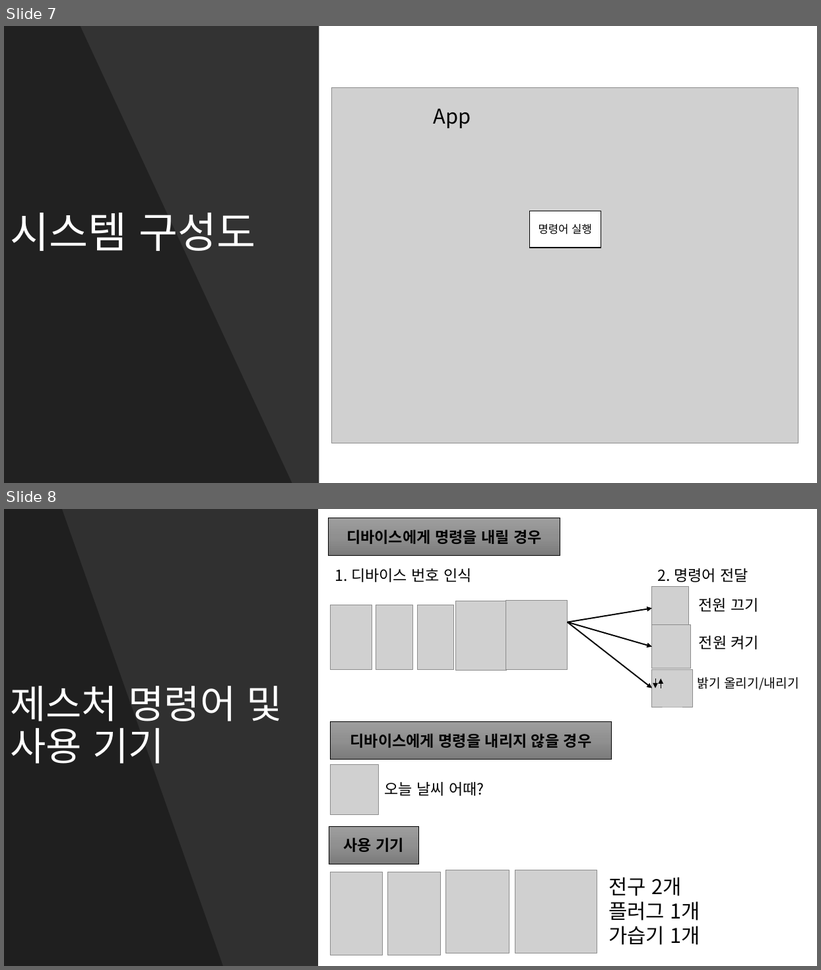
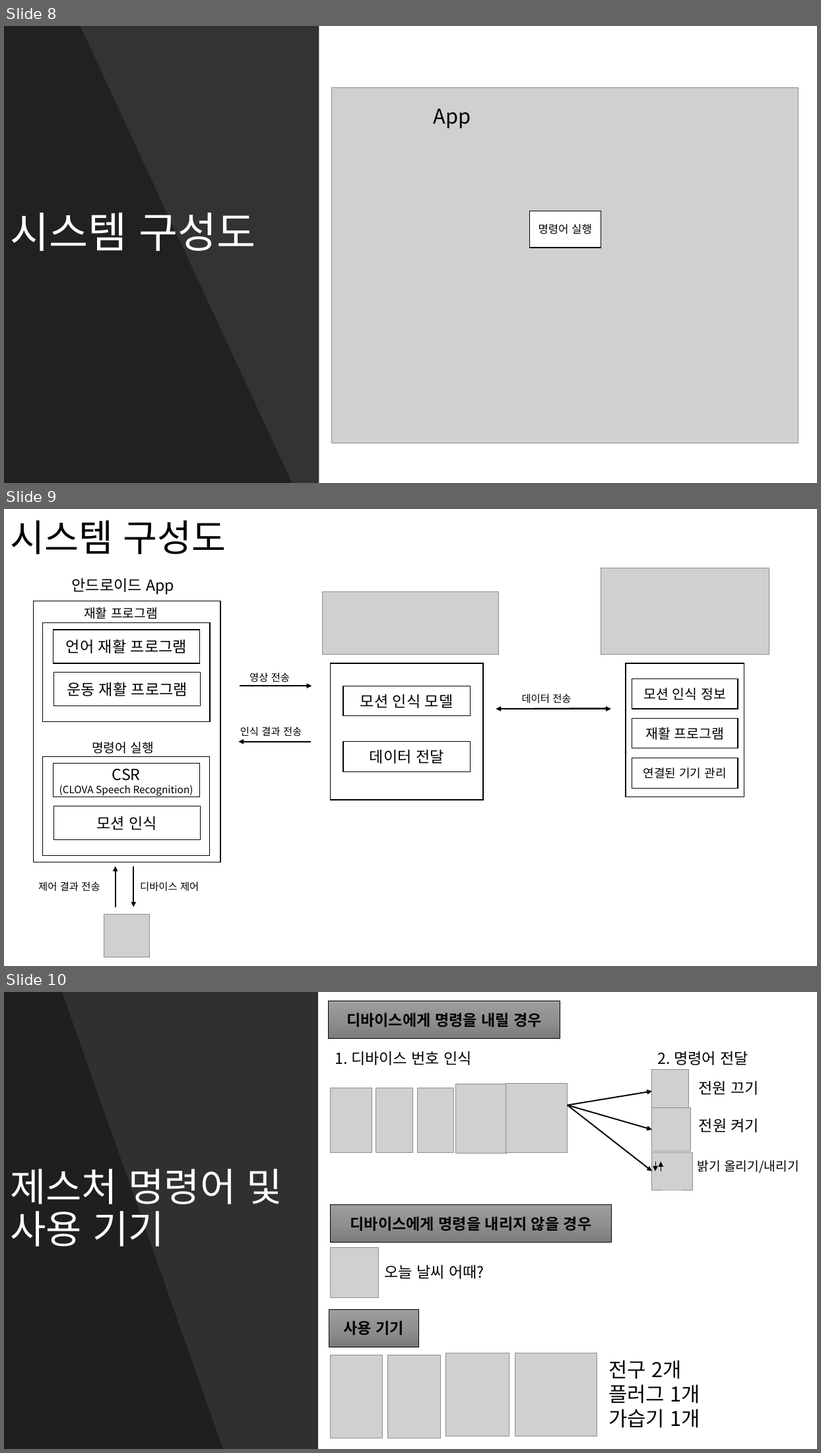
Before and after one commit to kpuce2022CD/Zinzara, a slide deck: document/Zinzara(1차)종합설계_제안서.pptx. Shown one above the other, each under a label of ours: slides 7 and 8 before the commit, slides 8, 9 and 10 after it. The pictures are 821x970 and 821x1453 pixels, drawn with LibreOffice and Linux fonts; fonts in the diff are those of the drawing; grey boxes stand for pictures. Boxes give left, top, right and bottom in pixels: in the first picture for what was removed or moved away, otherwise in the second. Text is boxed around its words. In the diff, an @@ line names an element or a change of style, - is before the commit and + after.

```diff
--- a/document/Zinzara(1차)종합설계_제안서.pptx
+++ b/document/Zinzara(1차)종합설계_제안서.pptx
@@ slide 9 added at bbox=[4, 509, 817, 966], background #FFFFFF @@
@@ title added at bbox=[10, 520, 226, 555], 44 pt, text #000000 @@
+시스템 구성도
@@ picture added at bbox=[601, 568, 769, 654] @@
@@ text added at bbox=[72, 578, 174, 594], 18 pt, text #000000 @@
+안드로이드 App
@@ rectangle added at bbox=[33, 601, 220, 863], fill #FFFFFF, outline #000000 1 pt @@
@@ text added at bbox=[84, 607, 158, 619], 15 pt, text #000000 @@
+재활 프로그램
@@ picture added at bbox=[322, 591, 499, 654] @@
@@ rectangle added at bbox=[43, 623, 210, 722], fill #FFFFFF, outline #000000 1 pt @@
@@ rectangle added at bbox=[54, 630, 200, 663], fill #FFFFFF, outline #000000 1 pt, 18 pt, text #000000 @@
+언어 재활 프로그램
@@ rectangle added at bbox=[330, 663, 483, 800], fill #FFFFFF, outline #000000 1 pt @@
@@ rectangle added at bbox=[626, 663, 744, 797], fill #FFFFFF, outline #000000 1 pt @@
@@ rectangle added at bbox=[54, 673, 201, 706], fill #FFFFFF, outline #000000 1 pt, 18 pt, text #000000 @@
+운동 재활 프로그램
@@ arrow added from (240, 686) to (312, 686), #000000 1.5 pt @@
@@ text added at bbox=[250, 673, 290, 682], 12 pt, text #000000 @@
+영상 전송
@@ rectangle added at bbox=[343, 686, 470, 716], fill #FFFFFF, outline #000000 1 pt, 18 pt, text #000000 @@
+모션 인식 모델
@@ rectangle added at bbox=[632, 679, 738, 709], fill #FFFFFF, outline #000000 1 pt, 16 pt, text #000000 @@
+모션 인식 정보
@@ text added at bbox=[522, 694, 571, 704], 12 pt, text #000000 @@
+데이터 전송
@@ arrow added from (608, 708) to (496, 709), #000000 1.5 pt @@
@@ arrow added from (499, 709) to (611, 709), #000000 1.5 pt @@
@@ rectangle added at bbox=[632, 718, 738, 748], fill #FFFFFF, outline #000000 1 pt, 16 pt, text #000000 @@
+재활 프로그램
@@ text added at bbox=[92, 742, 154, 754], 15 pt, text #000000 @@
+명령어 실행
@@ arrow added from (311, 742) to (239, 742), #000000 1.5 pt @@
@@ text added at bbox=[240, 727, 302, 737], 12 pt, text #000000 @@
+인식 결과 전송
@@ rectangle added at bbox=[343, 742, 470, 772], fill #FFFFFF, outline #000000 1 pt, 18 pt, text #000000 @@
+데이터 전달
@@ rectangle added at bbox=[42, 757, 209, 855], fill #FFFFFF, outline #000000 1 pt @@
@@ rectangle added at bbox=[53, 763, 199, 797], fill #FFFFFF, outline #000000 1 pt, 12 pt, text #000000 @@
+CSR
+(CLOVA Speech Recognition)
@@ rectangle added at bbox=[632, 758, 738, 788], fill #FFFFFF, outline #000000 1 pt, 14 pt, text #000000 @@
+연결된 기기 관리
@@ rectangle added at bbox=[54, 806, 200, 840], fill #FFFFFF, outline #000000 1 pt, 18 pt, text #000000 @@
+모션 인식
@@ text added at bbox=[38, 882, 100, 892], 12 pt, text #000000 @@
+제어 결과 전송
@@ arrow added from (116, 908) to (116, 867), #000000 1.5 pt @@
@@ arrow added from (133, 867) to (133, 908), #000000 1.5 pt @@
@@ text added at bbox=[140, 882, 199, 892], 12 pt, text #000000 @@
+디바이스 제어
@@ picture added at bbox=[104, 915, 150, 957] @@
@@ what was slide 7 is now slide 8 @@
@@ what was slide 8 is now slide 10 @@
```
Also in this commit, not shown: 1 other slide added.
